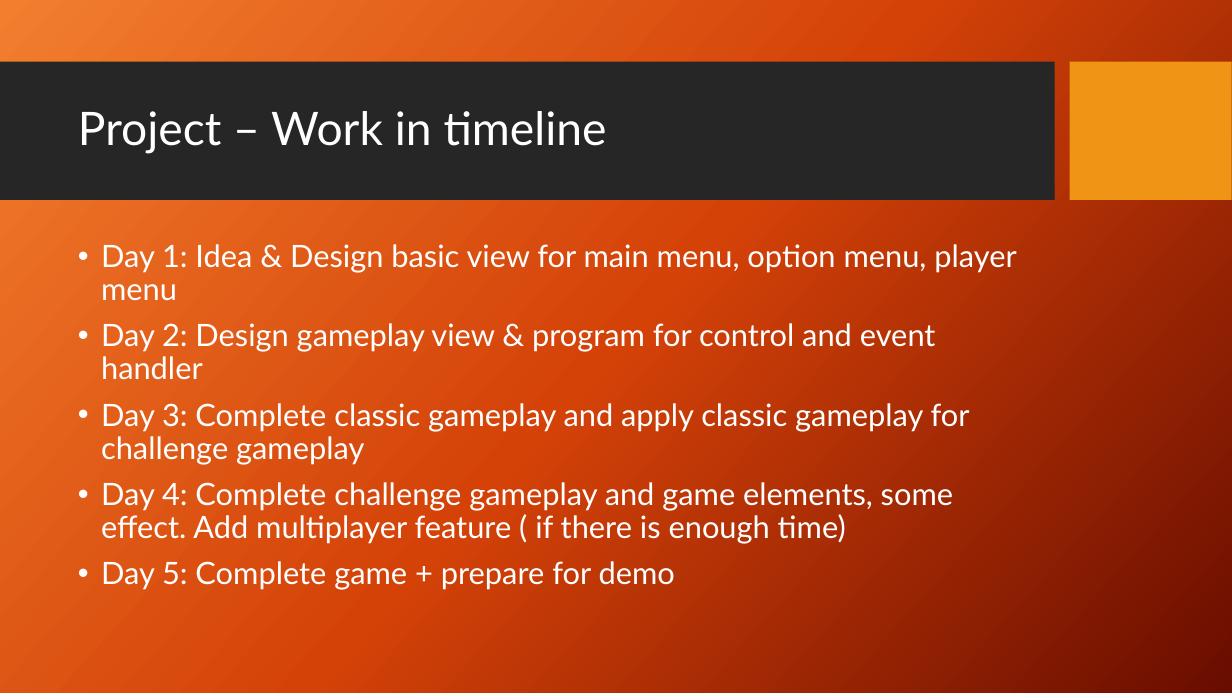
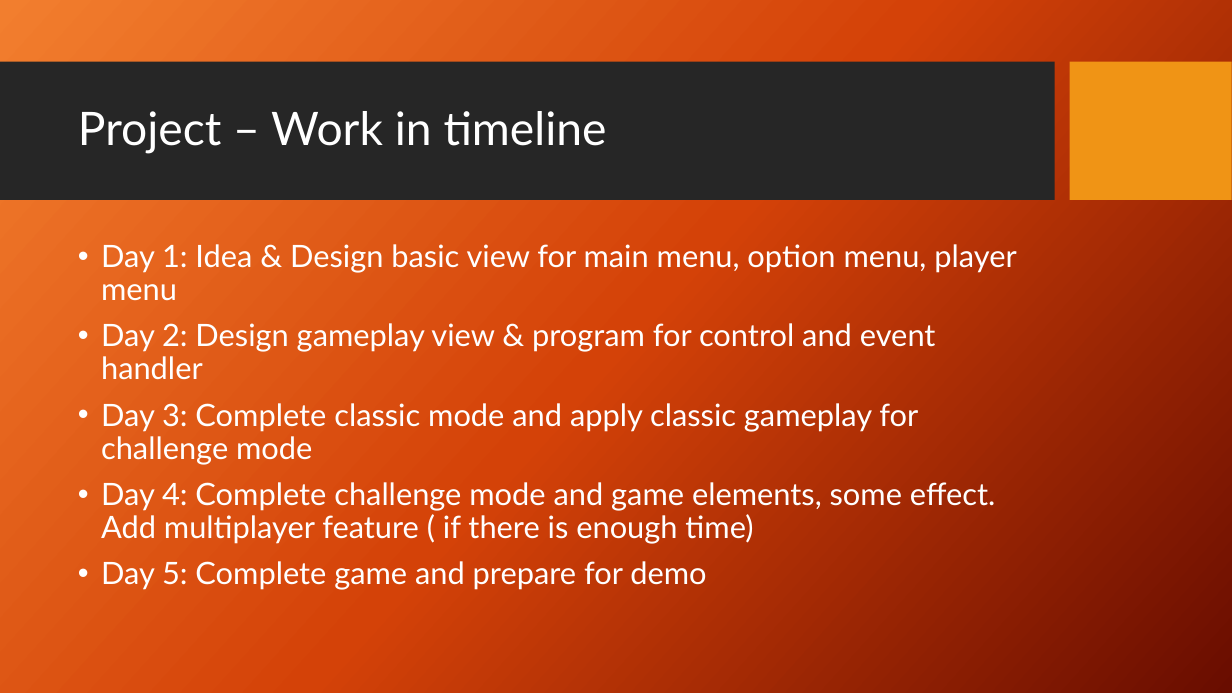
Before and after one commit to techcamp15-vietnam/team12, a slide deck: slide 4 of Report/[Report] TechCamp.pptx. Drawn at 1232x693 pixels with LibreOffice and Linux fonts; fonts in the diff are those of the drawing; background and template pictures are left out. Boxes give left, top, right and bottom in pixels: in the first picture for what was removed or moved away, otherwise in the second. Text is boxed around its words. In the diff, an @@ line names an element or a change of style, - is before the commit and + after.

Commit message:
Report v2
change some word in slide work plant

```diff
--- a/Report/[Report] TechCamp.pptx
+++ b/Report/[Report] TechCamp.pptx
@@ text at <box>101,403,995,590</box>: text changed @@
-• Day 3: Complete classic gameplay and apply classic gameplay for challenge gameplay
-• Day 4: Complete challenge gameplay and game elements, some effect. Add multiplayer feature ( if there is enough time)
-• Day 5: Complete game + prepare for demo
+• Day 3: Complete classic mode and apply classic gameplay for challenge mode
+• Day 4: Complete challenge mode and game elements, some effect. Add multiplayer feature ( if there is enough time)
+• Day 5: Complete game and prepare for demo
```
